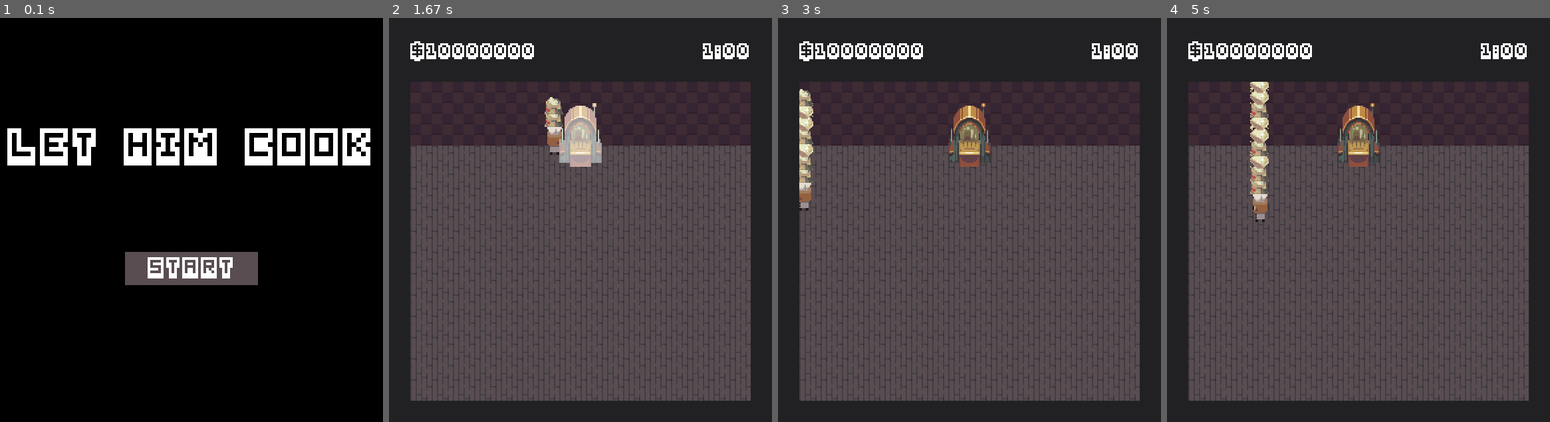
Above: before the commit, frames 1-4 (left to right).
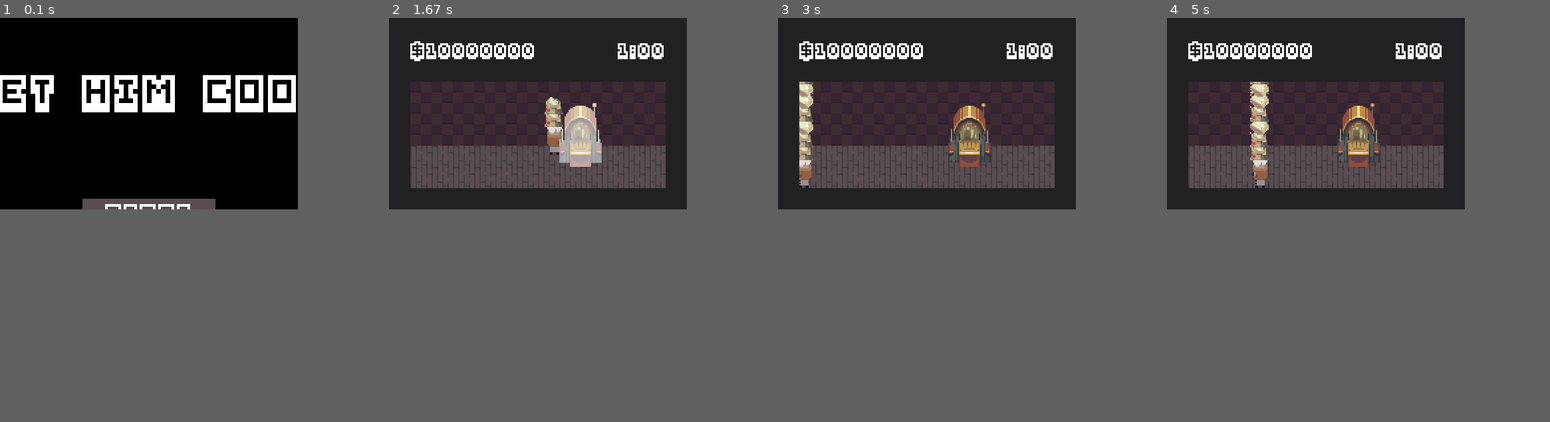
Above: after the commit, the same moments.

Repository: Feiyang0303/Let-Him-Cook
Game: pygame game, started from main.py
Two runs of this game, one before a commit and one after it. Both use one fixed random seed, a clock stepped at 60 frames per second and the inputs below.
Inputs (mouse positions are in pixels of both pictures, inside the frame that each line leads up to):
- Up to frame 1 (0.1 s): no input
- Up to frame 2 (1.67 s): click "START" at 0.38 s; hold D 0.67-1.13 s; move the mouse to (434, 183) at 0.7 s; hold W 1.17-1.47 s; tap Space at 1.23, 1.57 s; hold D from 1.5 s (still down)
- Up to frame 3 (3 s): tap Space at 1.87, 2.07, 2.37, 2.63, 2.97 s; release D at 1.97 s; hold A 2-2.53 s; tap Shift at 2.15 s; hold S 2.57-2.87 s; hold A from 2.9 s (still down)
- Up to frame 4 (5 s): tap Space at 3.27, 3.4, 3.8, 4.1, 4.47, 4.87 s; release A at 3.3 s; hold W 3.33-3.7 s; tap Shift at 3.48, 4.95 s; hold D 3.73-4.37 s; hold S 4.4-4.77 s; hold A from 4.8 s (still down)
In our replay, the window is 576x608 before the commit and 448x288 after it. These sizes can differ from the game's own. Grey fills any space a smaller window leaves; there, only what the larger window draws over its background counts as a difference.

The runs differ from the first frame. In frame 1, 12% of the frame differs, in the area x 0-97%, y 14-67%; in frame 2, 26%; in frame 3, 26%; in frame 4, 27%, in the area x 0-100%, y 0-100%.

Commit message:
Added Item Shop and Sell Buildings

Diff:
--- a/items.py
+++ b/items.py
@@ -7,10 +7,11 @@
 
 
 class Item(GameObject):
-    def __init__(self, game, name, image):
+    def __init__(self, game, name, image, price=5):
         self.game = game
         self.name = name
         self.id = name
+        self.price = price
         self.spriteRect = pg.Rect(0, 0, TILE_WIDTH, TILE_HEIGHT)
         self.image = pg.transform.scale(pg.image.load(image).convert_alpha(), (TILE_WIDTH, TILE_HEIGHT))
 
--- /dev/null
+++ b/particle.py
@@ -0,0 +1,7 @@
+
+import pygame as pg
+from gameObject import *
+
+class Particle(GameObject):
+    def __init__(self, game, pos: pg.Vector2, hitbox: pg.Vector2, sprite=None, spriteRect: pg.Rect = None) -> None:
+        super().__init__(game, pos, hitbox, sprite, spriteRect)
--- a/settings.py
+++ b/settings.py
@@ -4,6 +4,7 @@
 INVENTORY_STATE = 3
 FRIDGE_STATE=4
 MAIN_MENU_STATE = 5
+BUY_ITEM_STATE = 6
 
 PPU = 2 # PIXELS PER UNIT
 UPT = 16 # UNIT PER TILE
@@ -11,8 +12,8 @@
 TILE_WIDTH = UPT * PPU
 TILE_HEIGHT = UPT * PPU
 
-WORLD_WIDTH = 16
-WORLD_HEIGHT = 12
+WORLD_WIDTH = 12
+WORLD_HEIGHT = 2
 WORLD_WALL_HEIGHT = 3
 
 STATS_MARGIN = TILE_WIDTH * 2
--- a/world.py
+++ b/world.py
@@ -21,12 +21,12 @@
         self.tile_library = {"empty" :      EmptyTile(self.game, "empty"),
                              "floor" :      Tile(self.game, "floor", "new-sprites/buildings/floor.png"),
                              "counter" :    Counter(self.game, "counter", "new-sprites/buildings/counter.png", spriteRect=pg.Rect(0, -4*PPU, TILE_WIDTH, 20*PPU), price=10),
+                             "seller" :     Seller(self.game, "seller", "new-sprites/buildings/counter.png", spriteRect=pg.Rect(0, -4*PPU, TILE_WIDTH, 20*PPU), price=1000),
                              "fridge" :     Fridge(self.game, "fridge", "new-sprites/buildings/fridge.png", hitbox=pg.Vector2(2, 1), spriteRect=pg.Rect(0, -2*TILE_HEIGHT, 2*TILE_WIDTH, 3*TILE_HEIGHT), price=1000),
                              "shop" :       Shop(self.game, "shop", "new-sprites/buildings/shop.png", hitbox=pg.Vector2(2, 1), spriteRect=pg.Rect(0, -2*TILE_HEIGHT, 2*TILE_WIDTH, 3*TILE_HEIGHT)),
-
+                             "item-shop" :  ItemShop(self.game, "item-shop", "new-sprites/buildings/shop.png", hitbox=pg.Vector2(2, 1), spriteRect=pg.Rect(0, -2*TILE_HEIGHT, 2*TILE_WIDTH, 3*TILE_HEIGHT)),
                              "chopper" :    Processor(self.game, "chopper", "new-sprites/buildings/Counter with Knife.png", spriteRect=pg.Rect(0, -4*PPU, TILE_WIDTH, 20*PPU), price=100, pps=0),
                              "oven" :       Processor(self.game, "oven", "new-sprites/buildings/oven.png", spriteRect=pg.Rect(0, -TILE_WIDTH, TILE_WIDTH, 2*TILE_HEIGHT), price=100, pps=0.1, ppi=0),
-
         }
 
         self.generateWorld()
@@ -136,6 +136,19 @@
         return Shop(self.game, self.id, self.sprite, pos, self.hitbox, self.spriteRect, self.isSolid, self.price)
 
 
+class ItemShop(Building):
+    def __init__(self, game, id, sprite, pos: pg.Vector2 = pg.Vector2(0, 0), hitbox: pg.Vector2 = pg.Vector2(1, 1), spriteRect=pg.Rect(0, 0, TILE_WIDTH, TILE_HEIGHT), isSolid=True, price=100):
+        super().__init__(game, id, sprite, pos, hitbox, spriteRect, isSolid, price)
+
+    def interact(self):
+        super().interact()
+        if self.game.state == PLAY_STATE:
+            self.game.state = BUY_ITEM_STATE
+
+    def copy(self, pos:pg.Vector2):
+        return ItemShop(self.game, self.id, self.sprite, pos, self.hitbox, self.spriteRect, self.isSolid, self.price)
+
+
 class ReferenceTile(Building):
     def __init__(self, game, reference:Building, pos:pg.Vector2, hitbox:pg.Vector2=pg.Vector2(1, 1)):
         super().__init__(game, reference.id, reference.sprite, pos, pg.Vector2(1, 1), reference.spriteRect, reference.isSolid)
@@ -171,6 +184,22 @@
 
     def copy(self, pos: pg.Vector2):
         return Counter(self.game, self.id, self.sprite, pos, self.hitbox, self.spriteRect, self.isSolid, self.price)
+
+
+class Seller(Building):
+    def __init__(self, game, id, sprite, pos:pg.Vector2=pg.Vector2(0, 0), hitbox:pg.Vector2=pg.Vector2(1, 1), spriteRect=pg.Rect(0, 0, TILE_WIDTH, TILE_HEIGHT), isSolid=True, price=100):
+        super().__init__(game, id, sprite, pos, hitbox, spriteRect, isSolid, price)
+
+    def interact(self):
+        if not self.game.player.inventory.isEmpty():
+            self.game.money += self.game.player.inventory.next().price
+            self.game.player.inventory.pop()
+
+    def draw(self):
+        super().draw()
+
+    def copy(self, pos: pg.Vector2):
+        return Seller(self.game, self.id, self.sprite, pos, self.hitbox, self.spriteRect, self.isSolid, self.price)
 
 
 class Fridge(Building):
